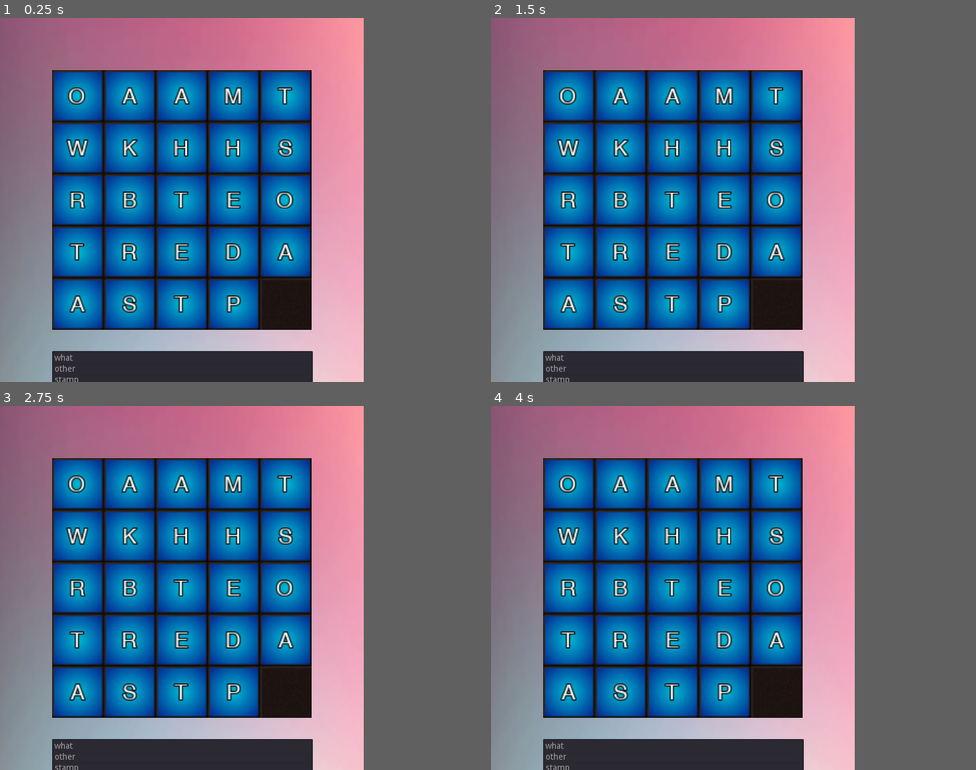
Above: before the commit, frames 1-4 (two rows, left to right).
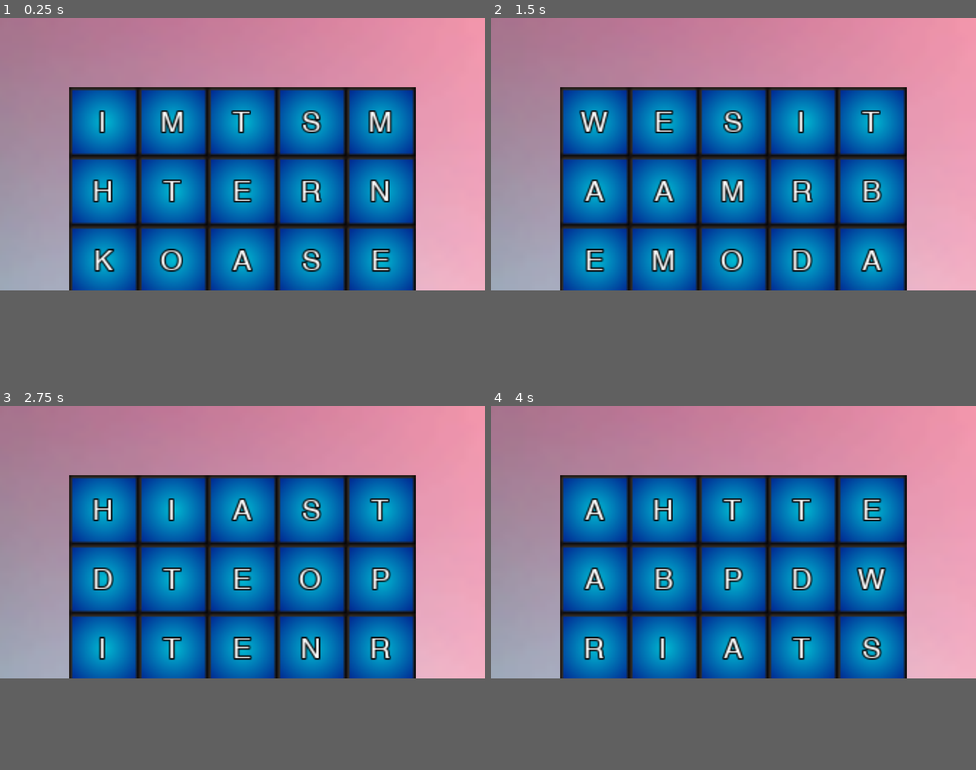
Above: after the commit, the same moments.

Repository: ahmetilgin/WordFinding
Game: Godot game, scene res://game.tscn
Two runs of this game, one before a commit and one after it. Both use one fixed random seed, a clock stepped at 60 frames per second and the inputs below.
Inputs:
- Up to frame 1 (0.25 s): no input
- Up to frame 2 (1.5 s): no input
- Up to frame 3 (2.75 s): no input
- Up to frame 4 (4 s): no input
In our replay, the window is 600x600 before the commit and 800x449 after it. These sizes can differ from the game's own. Grey fills any space a smaller window leaves; there, only what the larger window draws over its background counts as a difference.

The runs differ from the first frame. In frame 1, 58% of the frame differs, in the area x 0-100%, y 0-100%; in frame 2, 58%; in frame 3, 58%; in frame 4, 58%.

Commit message:
sdasd
asdasda

Diff:
--- a/game.gd
+++ b/game.gd
@@ -18,6 +18,7 @@
 func get_window_size():
 	var oran = (OS.window_size / (Globals.map_size + 2))
 	Globals.divition_ratio = oran.x / Globals.cell_size
+	print(OS.window_size)
 
 func reset_words():
 	for child in get_children():
@@ -214,6 +215,8 @@
 # Called every frame. 'delta' is the elapsed time since the previous frame.
 #func _process(delta):
 #	pass
+
+# todo yoksa basma
 func all_block_move_request(pos):
 
 	var current_clicked_block = pos / current_cell_size
@@ -250,6 +253,6 @@
 
 
 # Called every frame. 'delta' is the elapsed time since the previous frame.
-#func _process(delta):
-#	reset_words()
-#	pass
+func _process(delta):
+	reset_words()
+	pass
--- a/game.tscn
+++ b/game.tscn
@@ -7,8 +7,8 @@
 script = ExtResource( 1 )
 
 [node name="tile" type="Sprite" parent="."]
-position = Vector2( 349.815, 422.613 )
-scale = Vector2( 6.12642, 8.95523 )
+position = Vector2( 536.28, 617.555 )
+scale = Vector2( 20.9948, 21.9202 )
 z_index = -1
 texture = ExtResource( 2 )
 
--- a/project.godot
+++ b/project.godot
@@ -25,7 +25,9 @@
 
 [display]
 
-window/size/width=600
+window/size/width=1366
+window/size/height=768
+window/handheld/orientation="portrait"
 
 [input_devices]
 
